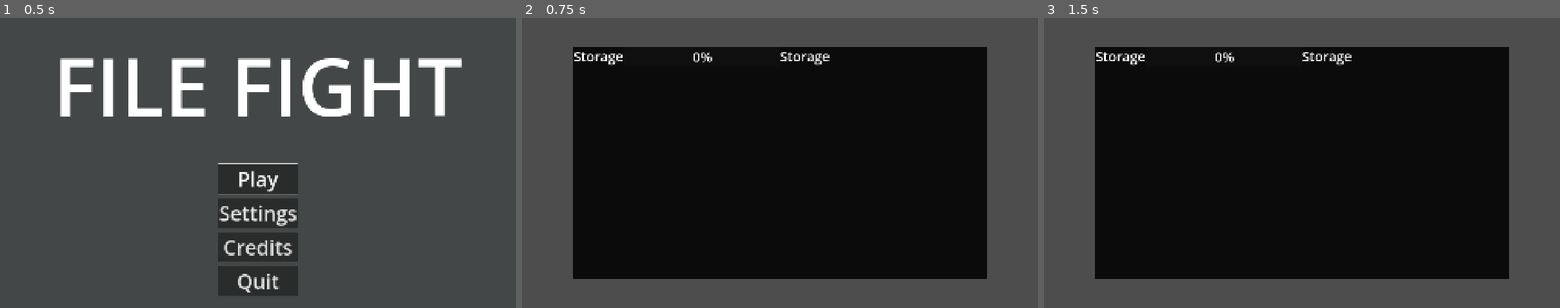
Above: before the commit, frames 1-3 (left to right).
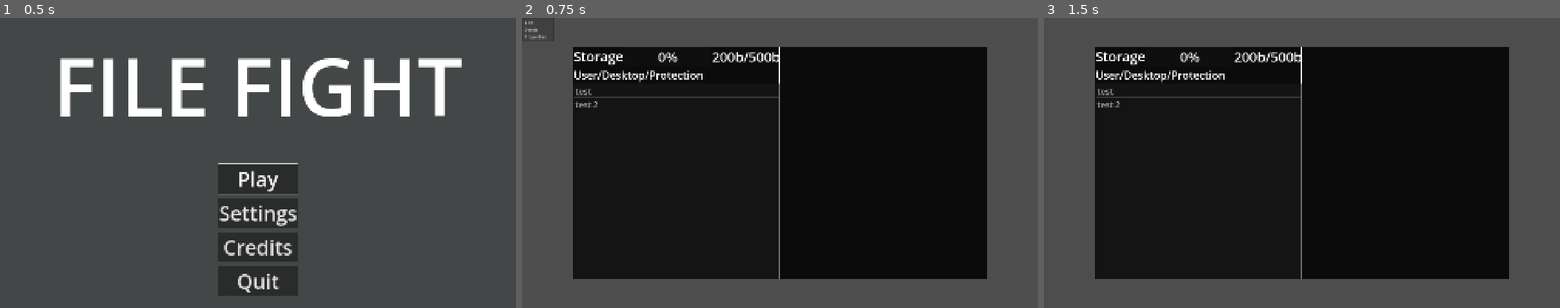
Above: after the commit, the same moments.

Repository: brandon7o/File-Fight-Game
Game: Godot game, scene res://Nodes/menu.tscn
The game is run twice, just before and just after one commit, with the same random seed, the same clock (stepped at 60 frames per second) and the same inputs.
Inputs (mouse positions are in pixels of both pictures, inside the frame that each line leads up to):
- Up to frame 1 (0.5 s): no input
- Up to frame 2 (0.75 s): click "Play" at 0.5 s
- Up to frame 3 (1.5 s): click (1198, 183) at 1.27 s

Frame 1 is identical in both runs. In frame 2, 1.6% of the frame differs, in the area x 0-60%, y 0-90%; in frame 3, 1.6%.

Commit message:
4/13/26 10:45pm update

Diff:
--- /dev/null
+++ b/Nodes/damage_file.tscn
@@ -0,0 +1,6 @@
+[gd_scene format=3 uid="uid://btmsf288m1pqr"]
+
+[ext_resource type="Script" uid="uid://cku1c7yk3r5jq" path="res://Scripts/damage_file.gd" id="1_yqu0g"]
+
+[node name="DamageFile" type="Node2D" unique_id=1130542438]
+script = ExtResource("1_yqu0g")
--- a/Nodes/explorerFight.tscn
+++ b/Nodes/explorerFight.tscn
@@ -1,9 +1,14 @@
 [gd_scene format=3 uid="uid://cfr0qwshqimli"]
 
-[ext_resource type="Script" uid="uid://dd6iwvpgmqyjq" path="res://Nodes/explorer_fight.gd" id="1_j1ors"]
-[ext_resource type="Script" uid="uid://p4g0wnaktmel" path="res://Nodes/storage_bar.gd" id="1_sjtav"]
+[ext_resource type="Script" uid="uid://dd6iwvpgmqyjq" path="res://Scripts/explorer_fight.gd" id="1_j1ors"]
+[ext_resource type="Script" uid="uid://p4g0wnaktmel" path="res://Scripts/storage_bar.gd" id="1_sjtav"]
 
 [sub_resource type="Theme" id="Theme_e01y5"]
+
+[sub_resource type="StyleBoxLine" id="StyleBoxLine_j1ors"]
+color = Color(1, 1, 1, 1)
+thickness = 5
+vertical = true
 
 [sub_resource type="StyleBoxFlat" id="StyleBoxFlat_j1ors"]
 
@@ -16,20 +21,24 @@
 offset_right = 1728.0
 offset_bottom = 972.0
 theme = SubResource("Theme_e01y5")
+theme_override_styles/separator = SubResource("StyleBoxLine_j1ors")
 
 [node name="PlayerEnvironment" type="Node2D" parent="VSeparator" unique_id=255415764]
 
-[node name="Storage" type="HBoxContainer" parent="VSeparator/PlayerEnvironment" unique_id=1717919473]
+[node name="VBoxContainer" type="VBoxContainer" parent="VSeparator/PlayerEnvironment" unique_id=357026889]
 offset_right = 768.0
-offset_bottom = 73.0
+offset_bottom = 864.0
 
-[node name="Label" type="Label" parent="VSeparator/PlayerEnvironment/Storage" unique_id=998582408]
+[node name="Storage" type="HBoxContainer" parent="VSeparator/PlayerEnvironment/VBoxContainer" unique_id=1717919473]
+layout_mode = 2
+
+[node name="StorageText" type="Label" parent="VSeparator/PlayerEnvironment/VBoxContainer/Storage" unique_id=998582408]
 layout_mode = 2
 size_flags_vertical = 1
 theme_override_font_sizes/font_size = 50
 text = "Storage"
 
-[node name="PlayerStorageBar" type="ProgressBar" parent="VSeparator/PlayerEnvironment/Storage" unique_id=1125488863]
+[node name="PlayerStorageBar" type="ProgressBar" parent="VSeparator/PlayerEnvironment/VBoxContainer/Storage" unique_id=1125488863]
 layout_mode = 2
 size_flags_horizontal = 3
 size_flags_vertical = 1
@@ -38,28 +47,39 @@
 step = 1.0
 script = ExtResource("1_sjtav")
 
-[node name="ScrollContainer" type="ScrollContainer" parent="VSeparator/PlayerEnvironment" unique_id=192135204]
-offset_top = 160.0
-offset_right = 768.0
-offset_bottom = 864.0
+[node name="StorageValue" type="Label" parent="VSeparator/PlayerEnvironment/VBoxContainer/Storage" unique_id=878893991]
+layout_mode = 2
+theme_override_font_sizes/font_size = 50
+text = "200b/500b"
 
-[node name="VBoxContainer" type="VBoxContainer" parent="VSeparator/PlayerEnvironment/ScrollContainer" unique_id=1089538178]
+[node name="Path" type="Label" parent="VSeparator/PlayerEnvironment/VBoxContainer" unique_id=2130968295]
 layout_mode = 2
+theme_override_font_sizes/font_size = 40
+text = "User/Desktop/Protection"
 
-[node name="RightClickMenu" type="MenuButton" parent="VSeparator/PlayerEnvironment" unique_id=2110138171]
-z_index = -5
-offset_top = 160.0
-offset_right = 768.0
-offset_bottom = 864.0
-mouse_filter = 1
-button_mask = 2
+[node name="ItemList" type="ItemList" parent="VSeparator/PlayerEnvironment/VBoxContainer" unique_id=1700612986]
+layout_mode = 2
+size_flags_vertical = 3
+theme_override_font_sizes/font_size = 32
+select_mode = 1
+allow_reselect = true
+allow_rmb_select = true
+item_count = 2
+same_column_width = true
+item_0/text = "test"
+item_1/text = "test 2"
 
-[node name="PopupMenu" type="PopupMenu" parent="VSeparator/PlayerEnvironment/RightClickMenu" unique_id=343753196]
+[node name="PopupMenu" type="PopupMenu" parent="VSeparator/PlayerEnvironment" unique_id=1960534115]
 oversampling_override = 1.0
-position = Vector2i(910, 490)
-item_count = 1
-item_0/text = "Test"
+size = Vector2i(121, 89)
+visible = true
+item_count = 3
+item_0/text = "Add"
 item_0/id = 0
+item_1/text = "Delete"
+item_1/id = 1
+item_2/text = "Properties"
+item_2/id = 2
 
 [node name="EnemyEnvironment" type="Node2D" parent="VSeparator" unique_id=1692152966]
 position = Vector2(768, 0)
@@ -67,12 +87,6 @@
 [node name="Storage" type="HBoxContainer" parent="VSeparator/EnemyEnvironment" unique_id=387690915]
 offset_right = 768.0
 offset_bottom = 73.0
-
-[node name="Label" type="Label" parent="VSeparator/EnemyEnvironment/Storage" unique_id=1918772477]
-layout_mode = 2
-size_flags_vertical = 1
-theme_override_font_sizes/font_size = 50
-text = "Storage"
 
 [node name="ColorRect" type="ColorRect" parent="." unique_id=1097858996]
 z_index = -50
@@ -84,4 +98,5 @@
 mouse_filter = 2
 color = Color(0.043039158, 0.04303915, 0.04303915, 1)
 
-[connection signal="value_changed" from="VSeparator/PlayerEnvironment/Storage/PlayerStorageBar" to="VSeparator/PlayerEnvironment/Storage/PlayerStorageBar" method="_on_value_changed"]
+[connection signal="value_changed" from="VSeparator/PlayerEnvironment/VBoxContainer/Storage/PlayerStorageBar" to="VSeparator/PlayerEnvironment/VBoxContainer/Storage/PlayerStorageBar" method="_on_value_changed"]
+[connection signal="empty_clicked" from="VSeparator/PlayerEnvironment/VBoxContainer/ItemList" to="." method="_on_item_list_empty_clicked"]
--- /dev/null
+++ b/Nodes/panel.tscn
@@ -0,0 +1,35 @@
+[gd_scene format=3 uid="uid://cekv5xcb61qkd"]
+
+[ext_resource type="Script" uid="uid://p4g0wnaktmel" path="res://Scripts/storage_bar.gd" id="1_lofqw"]
+
+[sub_resource type="StyleBoxFlat" id="StyleBoxFlat_lni15"]
+
+[node name="Panel" type="Control" unique_id=2085540339]
+layout_mode = 3
+anchors_preset = 15
+anchor_right = 1.0
+anchor_bottom = 1.0
+grow_horizontal = 2
+grow_vertical = 2
+
+[node name="PlayerStorageBar" type="ProgressBar" parent="." unique_id=1806885322]
+layout_mode = 0
+size_flags_horizontal = 3
+size_flags_vertical = 1
+theme_override_font_sizes/font_size = 50
+theme_override_styles/fill = SubResource("StyleBoxFlat_lni15")
+step = 1.0
+script = ExtResource("1_lofqw")
+
+[node name="StorageText" type="Label" parent="." unique_id=393971057]
+layout_mode = 0
+offset_right = 185.0
+offset_bottom = 69.0
+size_flags_vertical = 1
+theme_override_font_sizes/font_size = 50
+text = "Storage"
+
+[node name="StorageValue" type="Label" parent="." unique_id=640458651]
+layout_mode = 0
+
+[connection signal="value_changed" from="PlayerStorageBar" to="PlayerStorageBar" method="_on_value_changed"]
--- /dev/null
+++ b/Nodes/player.tscn
@@ -0,0 +1,6 @@
+[gd_scene format=3 uid="uid://dhmd3j27bipj2"]
+
+[ext_resource type="Script" uid="uid://cfdvboxd8o21x" path="res://Scripts/player.gd" id="1_aoxlc"]
+
+[node name="Player" type="Node2D" unique_id=1875608096]
+script = ExtResource("1_aoxlc")
--- a/Nodes/test.tscn
+++ b/Nodes/test.tscn
@@ -1,3 +1,3 @@
 [gd_scene format=3 uid="uid://di06jiopbx1nu"]
 
-[node name="Test" type="Node2D"]
+[node name="Test" type="Node2D" unique_id=57251303]
--- /dev/null
+++ b/Scripts/damage_file.gd
@@ -0,0 +1,21 @@
+extends Node2D
+
+#Base stats for damage file
+var fileEnvironment = "None"
+var fileName = "Damage File"
+var fileDamage = 5
+
+
+# Called when the node enters the scene tree for the first time.
+func _ready() -> void:
+	#TODO: Move to turn end signal when created
+	#Determines the environment when placed.
+	if (true):
+		pass
+	elif (true):
+		pass
+
+
+# Called every frame. 'delta' is the elapsed time since the previous frame.
+func _process(delta: float) -> void:
+	pass
--- a/Nodes/explorer_fight.gd
+++ b/Scripts/explorer_fight.gd
@@ -12,3 +12,12 @@
 	#gets the escape key button press and quits the game
 	if Input.is_action_just_pressed("ui_cancel"):
 		get_tree().quit()
+
+
+#gets popup context menu
+func _on_item_list_empty_clicked(at_position: Vector2, mouse_button_index: int) -> void:
+	if mouse_button_index == 2:
+		$VSeparator/PlayerEnvironment/PopupMenu.position = (at_position + Vector2(192,108))
+		$VSeparator/PlayerEnvironment/PopupMenu.visible = true
+	if mouse_button_index == 1:
+		pass
--- /dev/null
+++ b/Scripts/file.gd
@@ -0,0 +1,18 @@
+extends Node
+
+var fileName
+var fileKind
+var fileSize
+var fileChangedTime
+var parent
+var children
+
+
+# Called when the node enters the scene tree for the first time.
+func _ready() -> void:
+	pass # Replace with function body.
+
+
+# Called every frame. 'delta' is the elapsed time since the previous frame.
+func _process(delta: float) -> void:
+	pass
--- /dev/null
+++ b/Scripts/player.gd
@@ -0,0 +1,16 @@
+extends Node2D
+
+#Player stats
+var hp = 100
+var storage = 500
+var bandwidth = 0
+
+
+# Called when the node enters the scene tree for the first time.
+func _ready() -> void:
+	pass # Replace with function body.
+
+
+# Called every frame. 'delta' is the elapsed time since the previous frame.
+func _process(delta: float) -> void:
+	pass
Not shown, added: Scripts/damage_file.gd.uid
Renamed: Nodes/explorer_fight.gd.uid -> Scripts/explorer_fight.gd.uid
Not shown, added: Scripts/file.gd.uid
Not shown, added: Scripts/player.gd.uid
Renamed: Nodes/storage_bar.gd -> Scripts/storage_bar.gd
Renamed: Nodes/storage_bar.gd.uid -> Scripts/storage_bar.gd.uid
